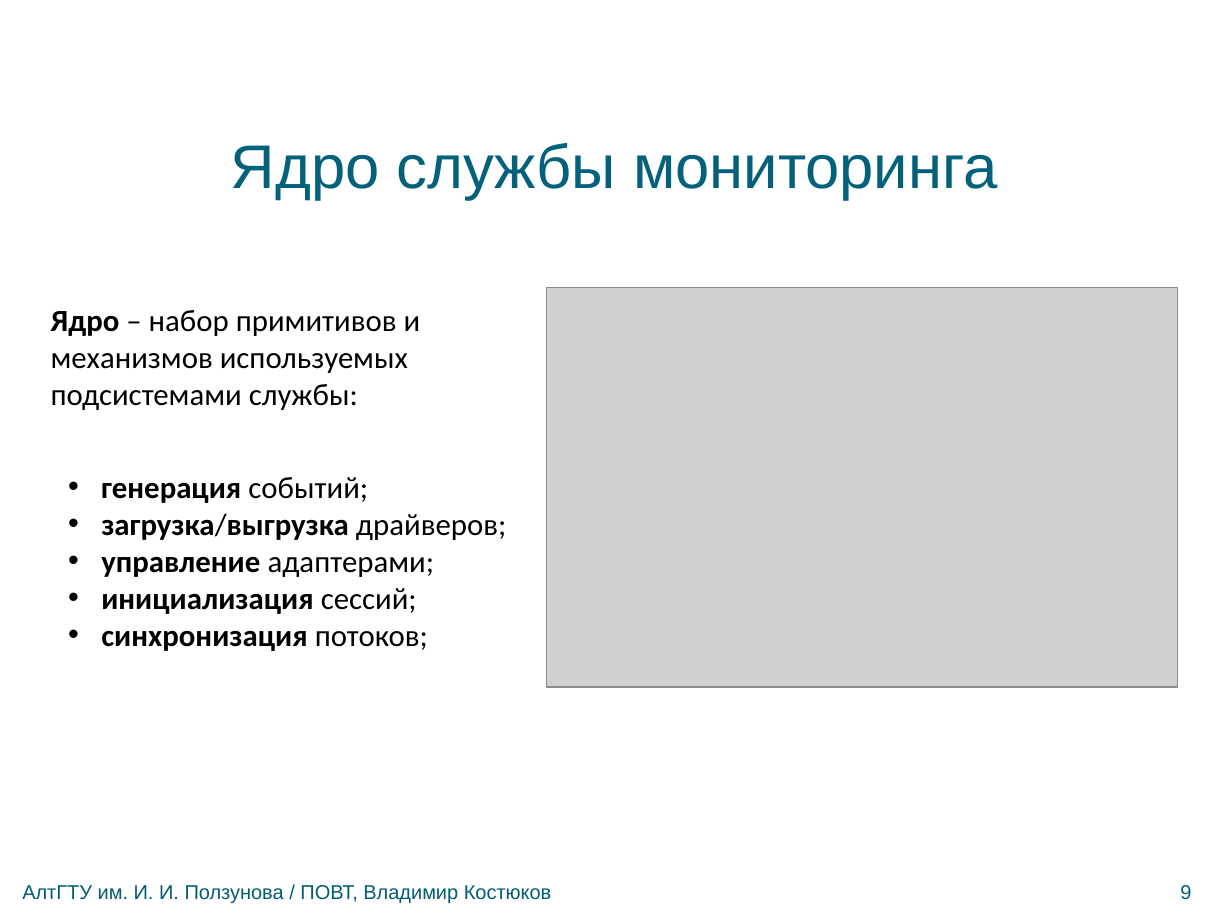
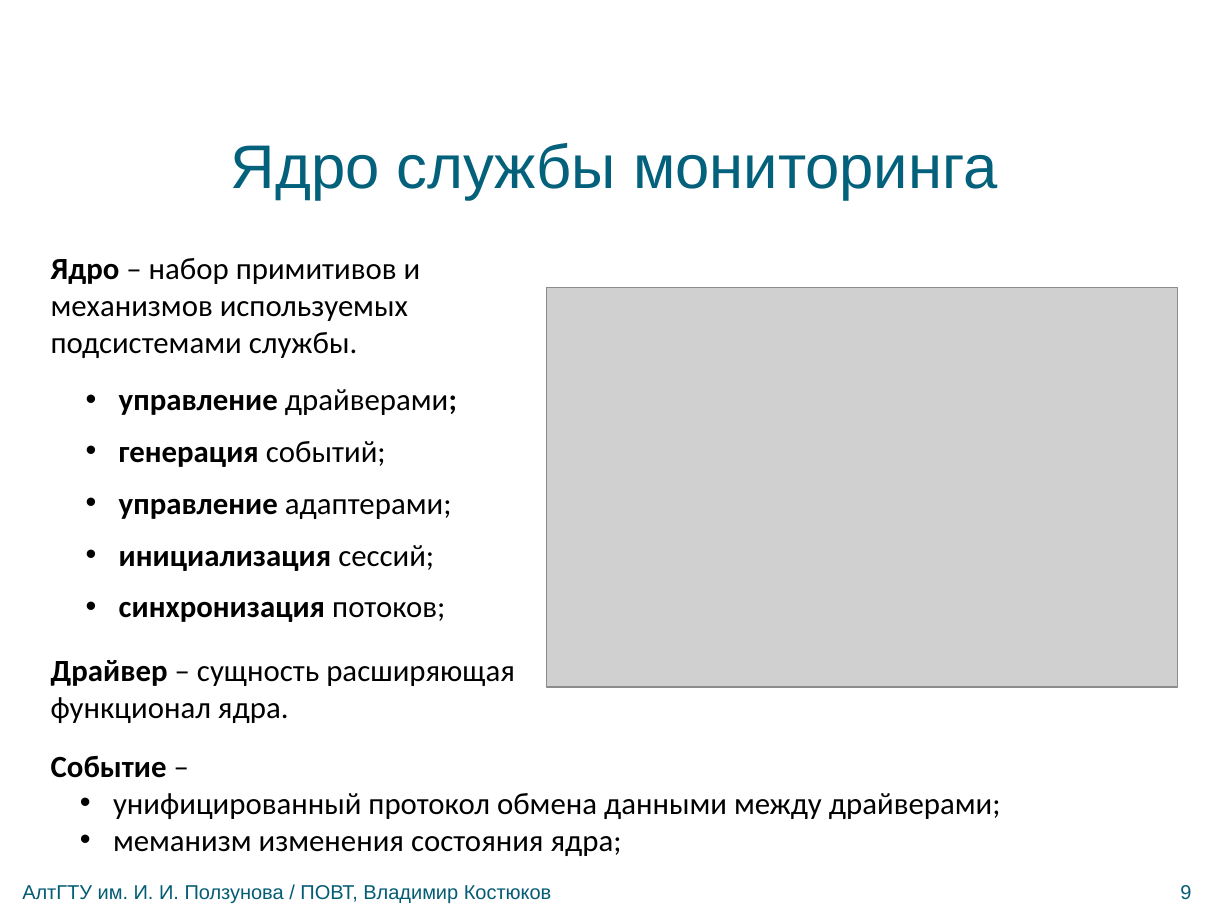
Before and after one commit to bluerain/snoopy, a slide deck: slide 9 of diploma/trunk/ppt/kostyukov.pptx. Drawn at 1232x924 pixels with LibreOffice and Linux fonts; fonts in the diff are those of the drawing; grey boxes stand for pictures; background and template pictures are left out. Boxes give left, top, right and bottom in pixels: in the first picture for what was removed or moved away, otherwise in the second. Text is boxed around its words. In the diff, an @@ line names an element or a change of style, - is before the commit and + after.

```diff
--- a/diploma/trunk/ppt/kostyukov.pptx
+++ b/diploma/trunk/ppt/kostyukov.pptx
@@ text at bbox=[51, 258, 421, 358]: text changed @@
-Ядро – набор примитивов и механизмов используемых подсистемами службы:
+Ядро – набор примитивов и механизмов используемых подсистемами службы.
@@ text "управление драйверами;": place and size @@
-text "управление драйверами;" at bbox=[101, 477, 506, 651]
+text "управление драйверами;" at bbox=[119, 389, 457, 622]
@@ text at bbox=[119, 389, 457, 415]: paragraph added @@
+• управление драйверами;
@@ text at bbox=[101, 513, 506, 540]: paragraph removed @@
-• загрузка/выгрузка драйверов;
@@ text added at bbox=[51, 660, 515, 723], 20 pt, text #000000 @@
+Драйвер – сущность расширяющая функционал ядра.
@@ text added at bbox=[51, 756, 1001, 856], 20 pt, text #000000 @@
+Событие –
+  • унифицированный протокол обмена данными между драйверами;
+  • меманизм изменения состояния ядра;
```
Also in this commit, not shown: 9 other slides changed, 1 slide removed.
